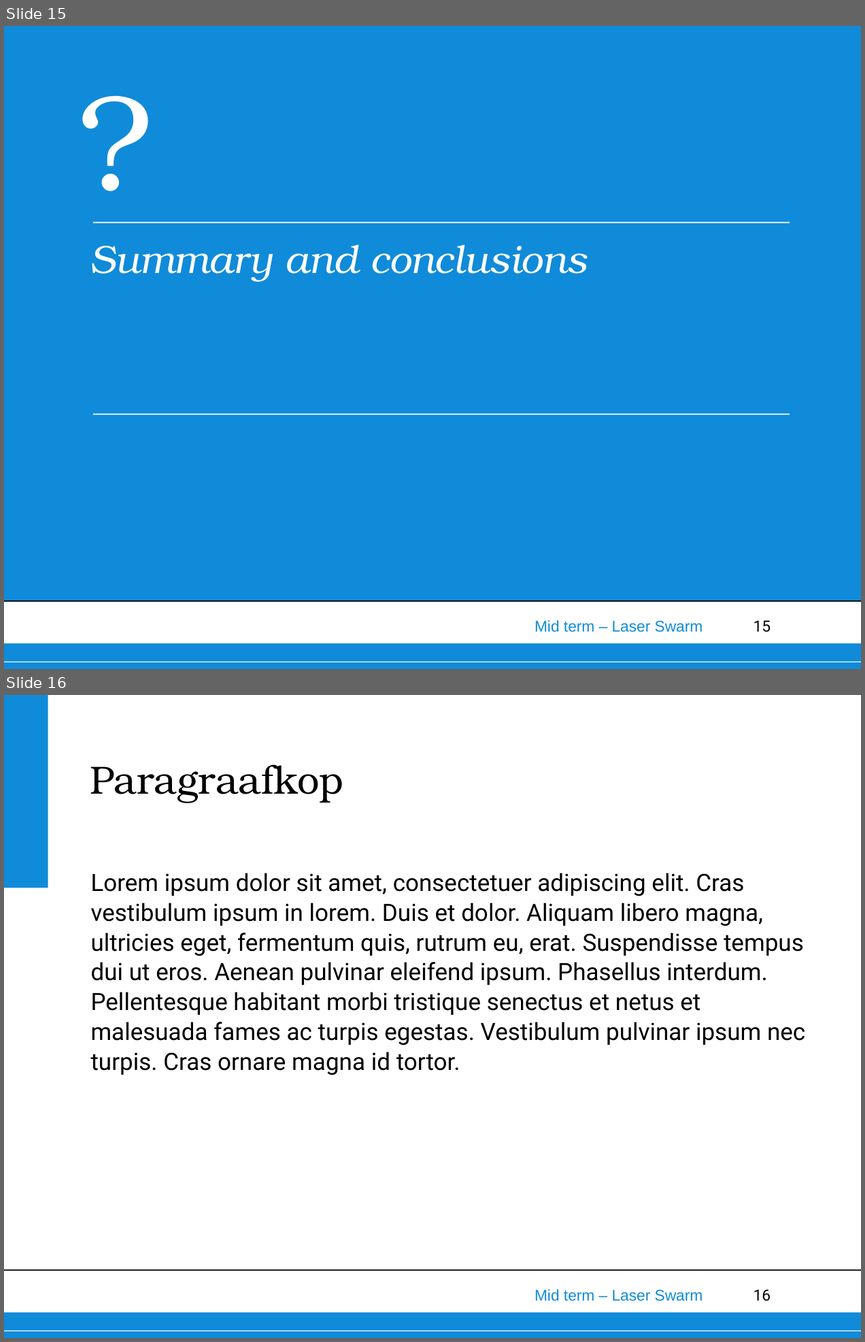
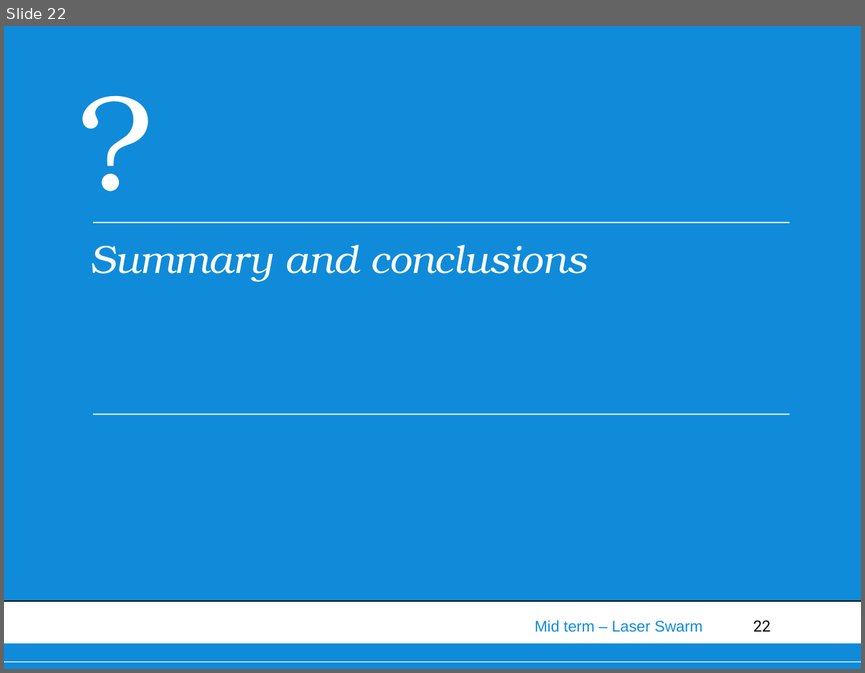
Before and after one commit to thewisenerd/laser-swarm, a slide deck: midTermPresentation/MidTermPresentation.ppt. Shown one above the other, each under a label of ours: slides 15 and 16 before the commit, slide 22 after it. The pictures are 865x1342 and 865x673 pixels, drawn with LibreOffice and Linux fonts; fonts in the diff are those of the drawing; background and template pictures are left out. Boxes give left, top, right and bottom in pixels: in the first picture for what was removed or moved away, otherwise in the second. Text is boxed around its words. In the diff, an @@ line names an element or a change of style, - is before the commit and + after.

```diff
--- a/midTermPresentation/MidTermPresentation.ppt
+++ b/midTermPresentation/MidTermPresentation.ppt
@@ slide 16 removed at bbox=[4, 695, 861, 1338], background #FFFFFF; not listed: 6 template elements that a slide beside it also shows @@
@@ title removed at bbox=[90, 764, 343, 803] @@
-Paragraafkop
@@ text removed at bbox=[91, 872, 805, 1075] @@
-Lorem ipsum dolor sit amet, consectetuer adipiscing elit. Cras vestibulum ipsum in lorem. Duis et dolor. Aliquam libero magna, ultricies eget, fermentum quis, rutrum eu, erat. Suspendisse tempus dui ut eros. Aenean pulvinar eleifend ipsum. Phasellus interdum. Pellentesque habitant morbi tristique senectus et netus et malesuada fames ac turpis egestas. Vestibulum pulvinar ipsum nec turpis. Cras ornare magna id tortor.
@@ what was slide 15 is now slide 22 @@
@@ page number at bbox=[753, 620, 771, 631]: text changed @@
-15
+22
```
Also in this commit, not shown: 3 slides changed, 11 slides added, 3 other slides removed.
